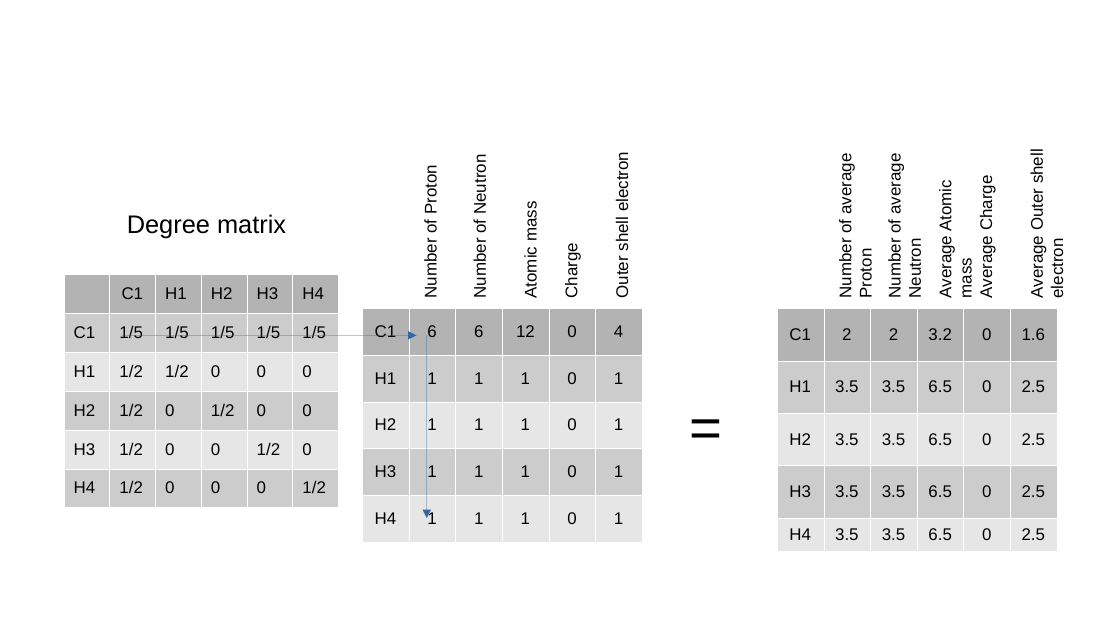
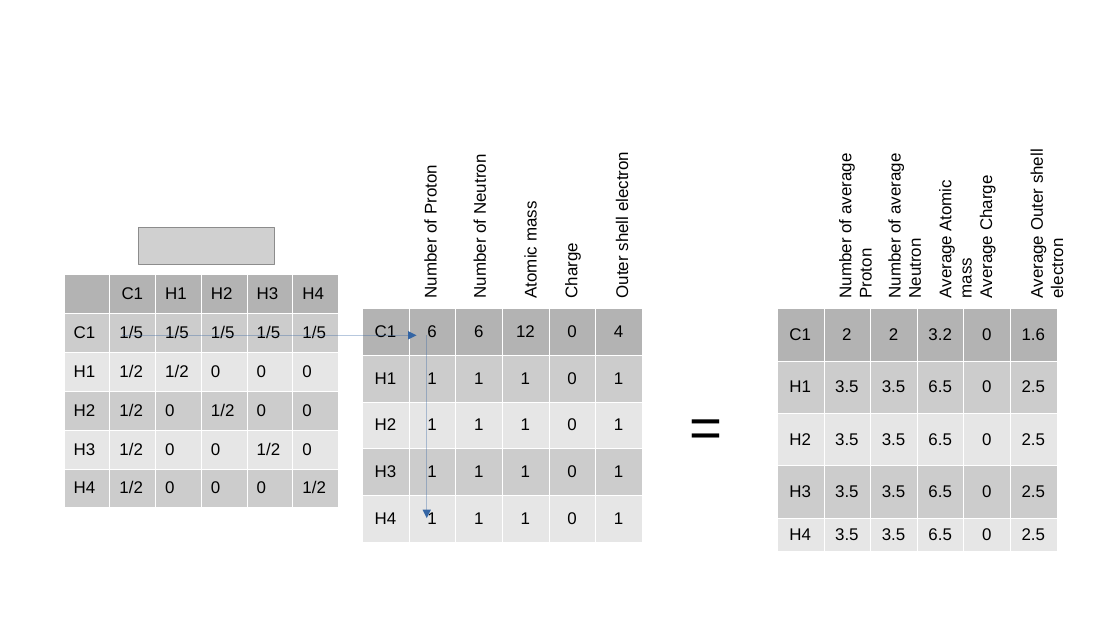
Before and after one commit to abdullah-al-masud/graph-convolutional-network, a slide deck: slide 3 of gcn-drawing.odp. Drawn at 1120x630 pixels with LibreOffice and Linux fonts; fonts in the diff are those of the drawing; grey boxes stand for pictures. Boxes give left, top, right and bottom in pixels: in the first picture for what was removed or moved away, otherwise in the second. Text is boxed around its words. In the diff, an @@ line names an element or a change of style, - is before the commit and + after.

```diff
--- a/gcn-drawing.odp
+++ b/gcn-drawing.odp
@@ text removed at bbox=[127, 214, 286, 239] @@
-Degree matrix
@@ picture added at bbox=[139, 228, 274, 264] @@
```
Also in this commit, not shown: 2 other files.
